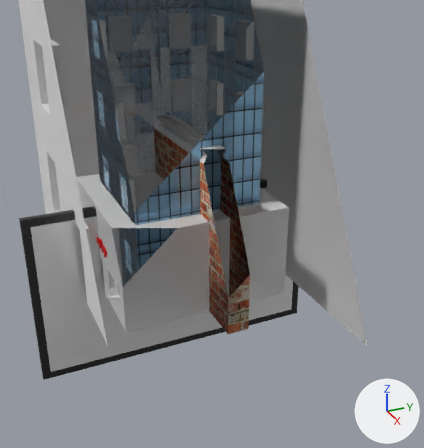
Two versions of the FBX model Assets/Models/MapSourrindings.fbx, one commit apart.
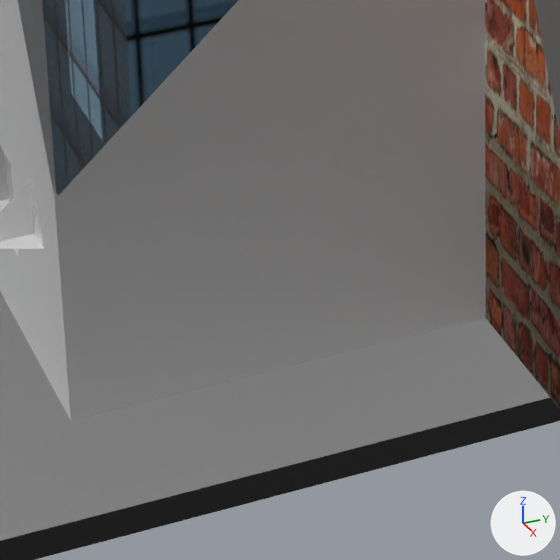
Old and new are each drawn from a camera (50 mm lens) standing at (25.17, -9.39, 15.01) and looking at (3.03, 0.57, 3.94) and again close up on the part from 26% to 53% of the width and 55% to 80% of the height. Every picture has the same lights, and +X, +Y and +Z are marked at lower right. The older version's two pictures come first. Everything nearer to the camera than a plane just in front of the edit is cut away. Where no turn or scale is listed for an object, it has been applied to the vertices. Vertices at exactly the same position are counted once.

Before the edit, the objects in view are built like this:
```python
me_cube_001 = bpy.data.meshes.new('Cube.001')
me_cube_001.from_pydata(...)  # 92 vertices, 68 faces; spans x -1.0..1.0, y -1.0..1.0, z 0.0..4.0
# faces by material slot: [61, 1, 6]
me_cube_001.materials.append(mat_cementwall)  # its picture is missing
me_cube_001.materials.append(mat_door)  # picture img_doortexture_jpg
me_cube_001.materials.append(mat_window)  # its picture is missing
me_cube_004 = bpy.data.meshes.new('Cube.004')
me_cube_004.from_pydata(...)  # 273 vertices, 154 faces; spans x -3.0..3.0, y -3.0..3.0, z -3.0..11.0
# faces by material slot: [129, 25]
me_cube_004.materials.append(mat_cementwall)  # its picture is missing
me_cube_004.materials.append(mat_window)  # its picture is missing
me_cube_006 = bpy.data.meshes.new('Cube.006')
me_cube_006.from_pydata(...)  # 2082 vertices, 3092 faces; spans x -4.0..4.0, y -4.12..4.0, z -4.0..0.54
# faces by material slot: [40, 1, 2, 3049]
me_cube_006.materials.append(mat_cementwall)  # its picture is missing
me_cube_006.materials.append(mat_door)  # picture img_doortexture_jpg
me_cube_006.materials.append(mat_window)  # its picture is missing
me_cube_006.materials.append(mat_ledsigns)  # red #e70011
# before: 4 (4.0, -4.0, -4.0) at pixel (70, 420), 5 (4.0, -4.0, 0.54), 6 (4.0, 4.0, -4.0)
ob_building1 = bpy.data.objects.new('Building1', me_cube_001)
ob_building1.location = (0.0, -0.01, 0.0)
ob_building1.rotation_euler = (-3.142, 0.0, 0.0)  # degrees (-180, 0, 0)
ob_building1.scale = (-10.0, -5.0, -5.0)
ob_tallbuilding1 = bpy.data.objects.new('TallBuilding1', me_cube_004)
ob_tallbuilding1.location = (0.0, 0.0, 3.0)
ob_tbshop = bpy.data.objects.new('TBShop', me_cube_006)
ob_tbshop.location = (0.0, 0.0, 4.0)
# also in view: 'Skyscraper' at (0.0, 0.0, 7.94); 'Fence' at (0.0, 0.0, 0.02); 'Brickwall' at (0.0, 0.5, 3.78)
```
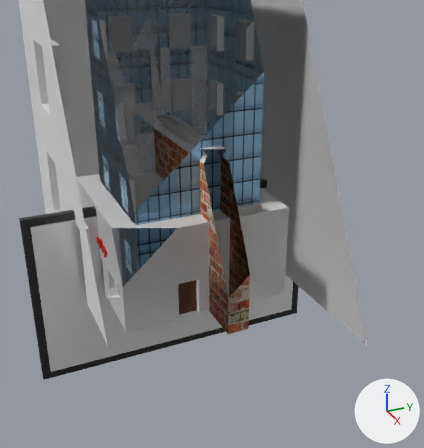
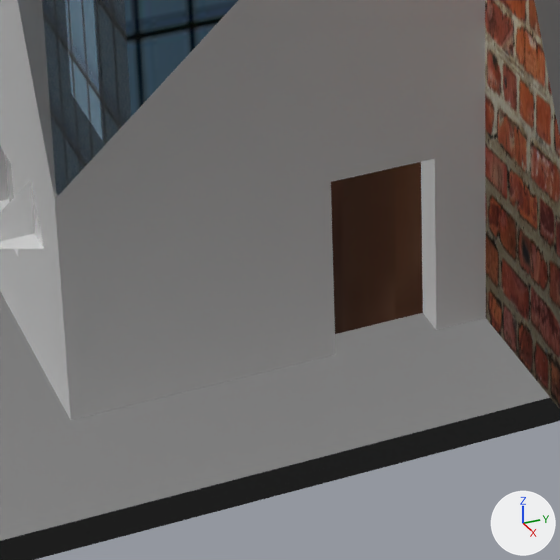
Pixel boxes [x1, y1, x2, y2] of what changed, in the close-ups (560 x 560 px):
```json
{"part": 1, "of": "me_cube_006", "change": "cut back", "before": [328, 157, 439, 337], "after": [328, 157, 439, 337]}
```

Edits to the scene script, one JSON object a line:
```json
{"block": "me_cube_006", "where": "# used by ob_tbshop; location = (0.0, 0.0, 4.0)"}
{"block": "me_cube_006", "where": "# verts and faces of me_cube_006; kept vertices keep their numbers, new ones are numbered from 2082"}
{"op": "remove", "block": "me_cube_006", "code": "me_cube_006.from_pydata(...)  # 2082 vertices, 3092 faces; spans x -4.0..4.0, y -4.12..4.0, z -4.0..0.54"}
{"op": "add", "block": "me_cube_006", "code": "me_cube_006.from_pydata(...)  # 2090 vertices, 3096 faces; spans x -4.0..4.0, y -4.12..4.0, z -4.0..0.54"}
{"block": "me_cube_006", "change": "me_cube_006 part 1"}
{"op": "add", "block": "me_cube_006", "code": "delete_faces([(4, 6, 5)])"}
{"op": "add", "block": "me_cube_006", "code": "verts[2082] = (3.68, -1.5, -4.0)"}
{"op": "add", "block": "me_cube_006", "code": "verts[2083] = (3.68, -0.5, -4.0)  # pixel (422, 312)"}
{"op": "add", "block": "me_cube_006", "code": "verts[2084] = (3.68, -1.5, -2.18)"}
{"op": "add", "block": "me_cube_006", "code": "verts[2085] = (3.68, -0.5, -2.18)"}
{"op": "add", "block": "me_cube_006", "code": "for new, old in zip([*range(2086, 2090)], [*range(2082, 2086)]): verts[new] = verts[old] + (0.32, 0.0, 0.0)"}
{"op": "add", "block": "me_cube_006", "code": "faces += [(4, 2086, 2088, 2089, 2087, 6, 5), (2083, 2087, 2089, 2085), (2082, 2084, 2088, 2086), (2084, 2085, 2089, 2088)]  # mat_cementwall (its picture is missing)"}
{"op": "add", "block": "me_cube_006", "code": "faces += [(2082, 2083, 2085, 2084)]  # mat_door (picture img_doortexture_jpg)"}
```
